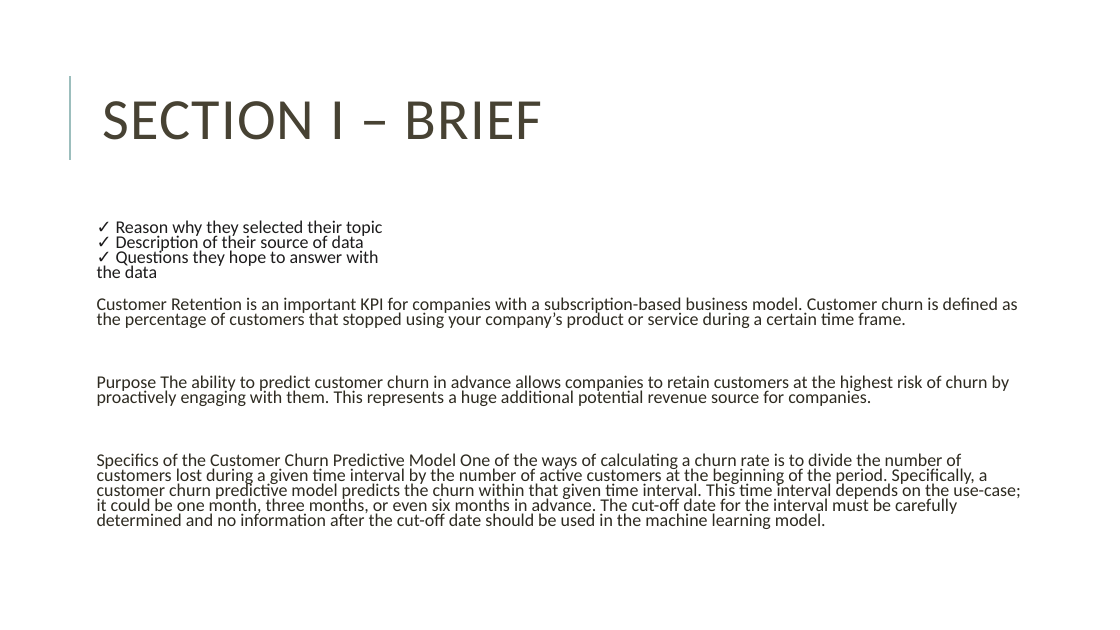
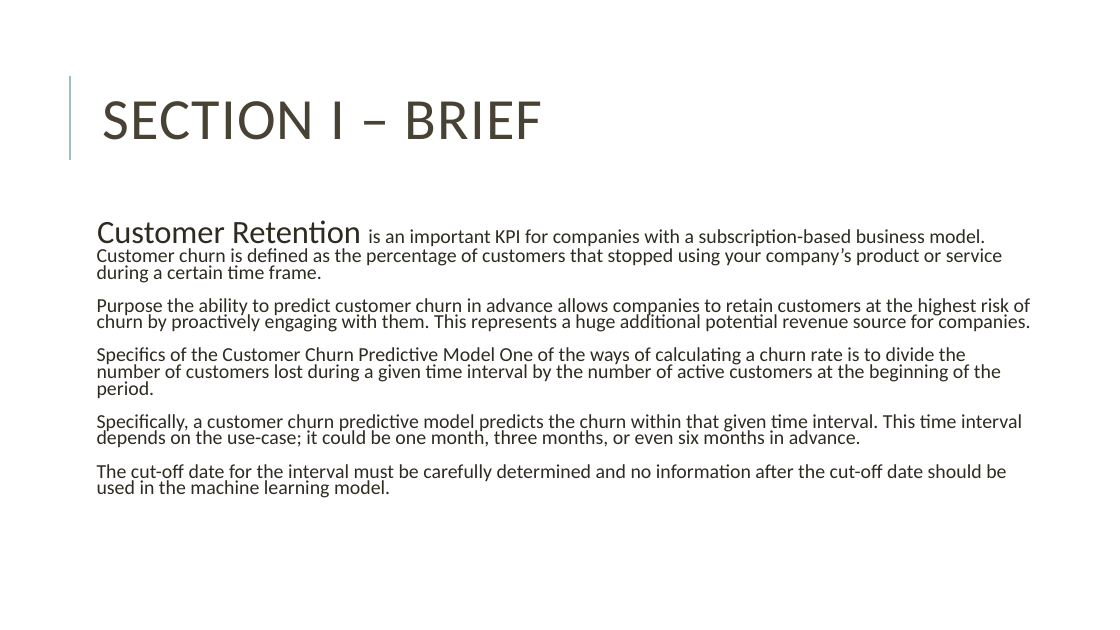
Before and after one commit to XDarkPhoenixes/Group_10, a slide deck: slide 2 of Group10v1.pptx. Drawn at 1120x630 pixels with LibreOffice and Linux fonts; fonts in the diff are those of the drawing. Boxes give left, top, right and bottom in pixels: in the first picture for what was removed or moved away, otherwise in the second. Text is boxed around its words. In the diff, an @@ line names an element or a change of style, - is before the commit and + after.

Commit message:
slice for section1

```diff
--- a/Group10v1.pptx
+++ b/Group10v1.pptx
@@ text at [97,220,382,278]: paragraph removed @@
-  ✓ Reason why they selected their topic
-  ✓ Description of their source of data
-  ✓ Questions they hope to answer with
-  the data
@@ text at [97,220,1003,283]: size 15.4 to 27.9 pt in "Customer Retention"; size 15.4 to 17.1 pt in "is an important KPI for companies with ..." @@
@@ text at [97,298,1031,498]: text changed; size 15.4 to 17.1 pt @@
-  Purpose The ability to predict customer churn in advance allows companies to retain customers at the highest risk of churn by proactively engaging with them. This represents a huge additional potential revenue source for companies.
-  Specifics of the Customer Churn Predictive Model One of the ways of calculating a churn rate is to divide the number of customers lost during a given time interval by the number of active customers at the beginning of the period. Specifically, a customer churn predictive model predicts the churn within that given time interval. This time interval depends on the use-case; it could be one month, three months, or even six months in advance. The cut-off date for the interval must be carefully determined and no information after the cut-off date should be used in the machine learning model.
+  Purpose the ability to predict customer churn in advance allows companies to retain customers at the highest risk of churn by proactively engaging with them. This represents a huge additional potential revenue source for companies.
+  Specifics of the Customer Churn Predictive Model One of the ways of calculating a churn rate is to divide the number of customers lost during a given time interval by the number of active customers at the beginning of the period.
+  Specifically, a customer churn predictive model predicts the churn within that given time interval. This time interval depends on the use-case; it could be one month, three months, or even six months in advance.
+  The cut-off date for the interval must be carefully determined and no information after the cut-off date should be used in the machine learning model.
```
Also in this commit, not shown: 1 other slide changed.
